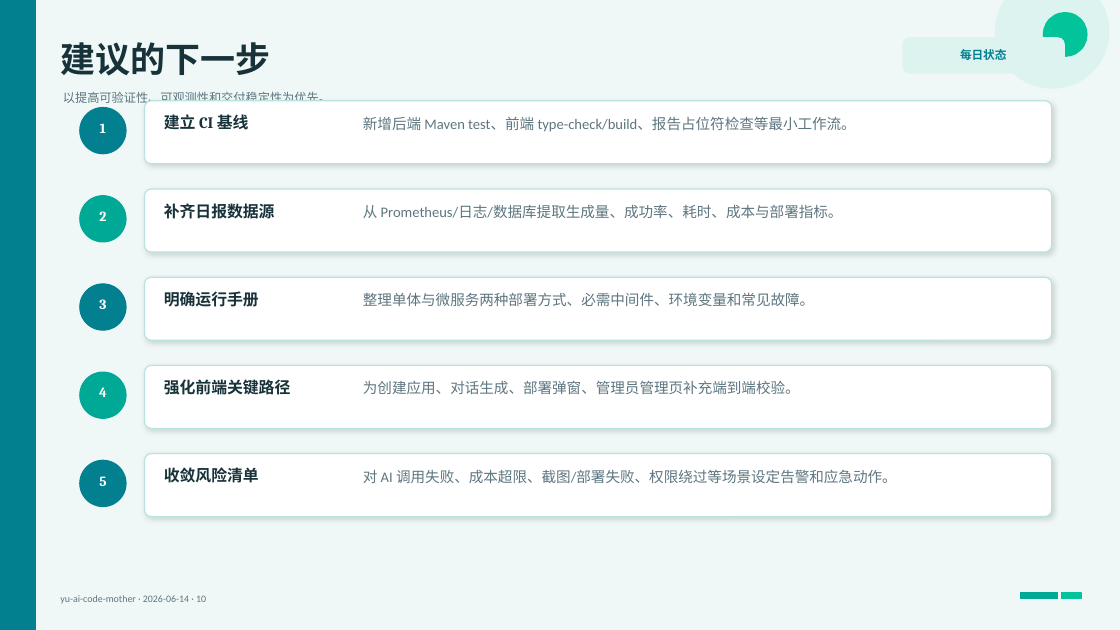
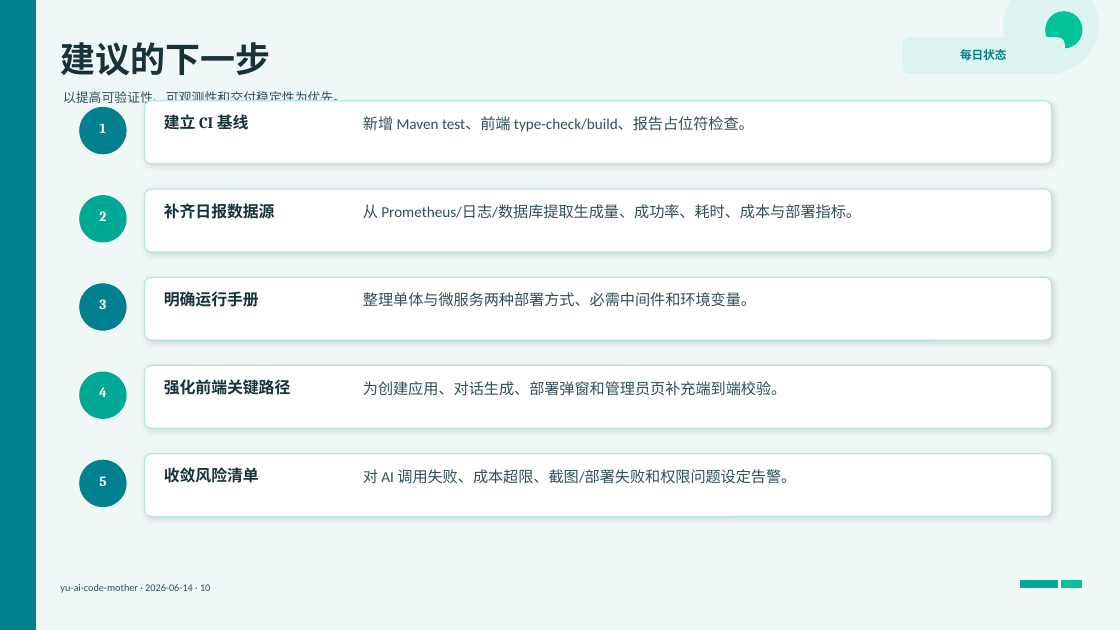
Before and after one commit to liyupi/yu-ai-code-mother, a slide deck: slide 11 of docs/reports/project-status-2026-06-14.pptx. Drawn at 1120x630 pixels with LibreOffice and Linux fonts; fonts in the diff are those of the drawing. Boxes give left, top, right and bottom in pixels: in the first picture for what was removed or moved away, otherwise in the second. Text is boxed around its words. In the diff, an @@ line names an element or a change of style, - is before the commit and + after.

```diff
--- a/docs/reports/project-status-2026-06-14.pptx
+++ b/docs/reports/project-status-2026-06-14.pptx
@@ ellipse: place and size @@
-ellipse at [996,0,1109,88]
+ellipse at [1004,0,1098,72]
@@ ellipse: place and size @@
-ellipse at [1044,13,1087,56]
+ellipse at [1046,12,1082,48]
@@ text "以提高可验证性、可观测性和交付稳定性为优先。" at [63,91,346,107]: size 10.5 to 11 pt, text colour #5E7680 to #334E57 @@
@@ text at [363,116,754,132]: text changed; size 12.5 to 13 pt; text colour #5E7680 to #334E57 @@
-新增后端 Maven test、前端 type-check/build、报告占位符检查等最小工作流。
+新增 Maven test、前端 type-check/build、报告占位符检查。
@@ text "从 Prometheus/日志/数据库提取生成量、成功率、耗时、成本与部署指标。" at [363,204,861,219]: size 12.5 to 13 pt, text colour #5E7680 to #334E57 @@
@@ text at [363,292,756,307]: text changed; size 12.5 to 13 pt; text colour #5E7680 to #334E57 @@
-整理单体与微服务两种部署方式、必需中间件、环境变量和常见故障。
+整理单体与微服务两种部署方式、必需中间件和环境变量。
@@ text at [363,381,786,396]: text changed; size 12.5 to 13 pt; text colour #5E7680 to #334E57 @@
-为创建应用、对话生成、部署弹窗、管理员管理页补充端到端校验。
+为创建应用、对话生成、部署弹窗和管理员页补充端到端校验。
@@ shadow changed in 5 elements at [145,101,1052,164], [145,189,1052,252], [145,277,1052,340], [145,365,1052,429], [145,454,1052,517] @@
@@ text at [363,469,796,484]: text changed; size 12.5 to 13 pt; text colour #5E7680 to #334E57 @@
-对 AI 调用失败、成本超限、截图/部署失败、权限绕过等场景设定告警和应急动作。
+对 AI 调用失败、成本超限、截图/部署失败和权限问题设定告警。
@@ text "yu-ai-code-mother · 2026-06-14 · 10" at [60,584,210,593]: size 8.5 to 8.8 pt, text colour #5E7680 to #334E57 @@
@@ 2 rectangles, 1 text: place and size @@
-2 rectangles, 1 text at [60,592,1081,604]
+2 rectangles, 1 text at [60,581,1081,593]
```
Also in this commit, not shown: 11 other slides changed.
